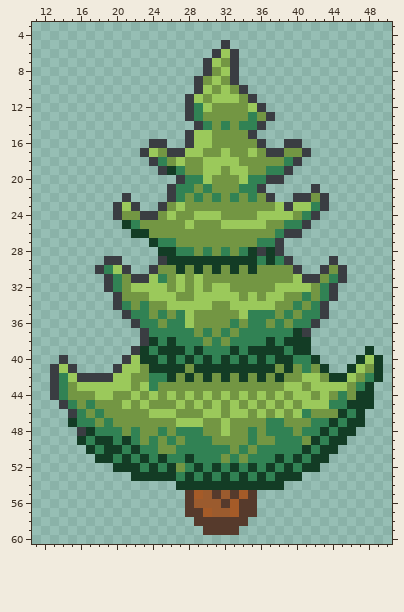
Pixel-art sprite: Assets/img/treeleaves.png. Above: the version before the commit.
The file is 128x128 pixels, drawn in blocks of 2x2; one block is one cell here. Shown: x 11..50, y 3..60.
After:
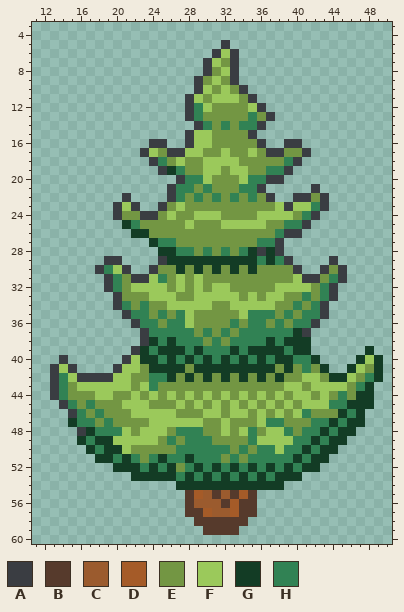
Palette (. is transparent): A #3a3d42  B #563a2c  C #9b5b2e  D #a55b28  E #739643  F #9bc95b  G #133c25  H #318254
The edit:
@@ x 18..43 @@
 44 FFEEFEFEFEFEFEFEFEFEFEFFEF
-45 EEEFEFEEEFEFEFEFEFEFEFEFFF
-46 HEEEEEFFFEEEFFEFFEFEFEFHEE
-47 EHEEEEEEEFFFEEFEEEEHHEEEHH
-48 HHHEHEEHEHHHEEFEEHEHHHEHHG
-49 GGHGHEHEHEHHHEEEEHEEHHHEGH
-50 HGGHGHHEEHHHHHHEHEHHHHHGHG
-51 GGHGHGHGHHGHHHEHEHHHGHGHGG
+45 EEEFFFEEEFEFEFEFEFEFEFEFFF
+46 HEEEFFFFFEEEFFEFFEFEFEFHEE
+47 EHEEEEFFFFFFEEFEEEFHHEEEHH
+48 HHHFEFFFEHHHEEFEFHEFFHEHHG
+49 GGFFFFFEHEHHHEEEEHFFFFHHGH
+50 HGGFEEEEEHHHHHHEHEHHFHHGHG
+51 GGHGHEHGHHGHHHEHEHHHHHGHGG
 52 ..GGGHGHGEHGHGHGHGHGHGHGG.
Pixel boxes of the changes (left, top, right, bottom) in both pictures:
changed: (113, 400, 176, 463)
changed: (239, 418, 311, 463)
